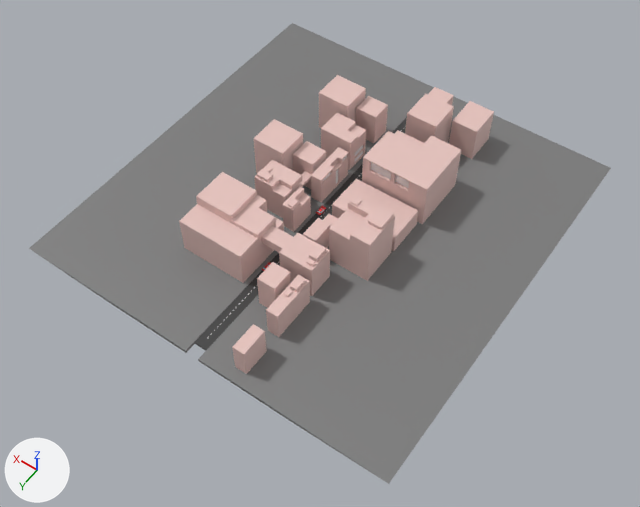
The COLLADA model resources/scenes/CityStreet.dae: old version first, new version second.
Both versions are drawn from a 50 mm lens placed at (-128.0, 182.0, 257.0), pointed at (-7.0, 13.0, -9.0). The lights are fixed; the arrows at lower left show +X, +Y and +Z. Where no turn or scale is listed for an object, it has been applied to the vertices. Vertices at the same position are counted once.

Objects in the first picture: 'Buildings', 'Pavement', 'Street'.
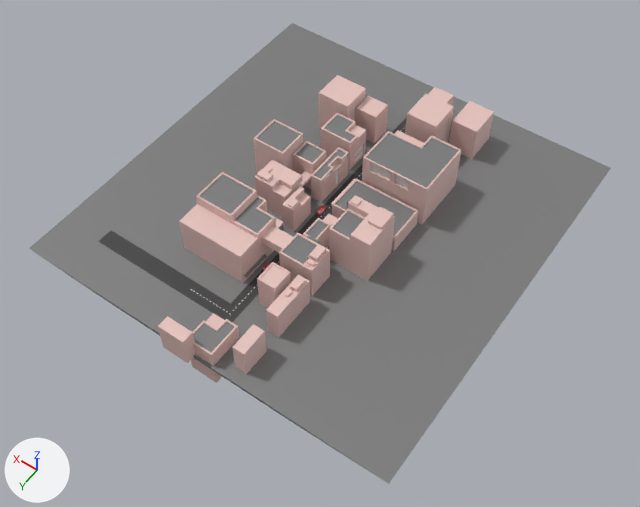
Where the newer file only moved an object's origin or applied its transform, the numbers keep the older frame.

The change, as a list of edits to the scene's bpy script:
```text
Change me_cube_005:
    used by ob_buildings; location = (0.0, 0.0, -1.0)
    remove me_cube_005.from_pydata(...)  # 462 vertices, 828 faces; spans x -33.5..34.4, y -71.4..73.4, z -13.2..20.9
    add me_cube_005.from_pydata(...)  # 741 vertices, 1279 faces; spans x -33.5..34.4, y -71.4..81.4, z -13.2..20.9
    me_cube_005 part 1: a new loose piece, a box spanning x -0.8..10.2, y 76.5..81.4, z -1.7..11.4, in mat_material (pink #e7c4be)
    me_cube_005 part 2: a new loose piece of 46 vertices spanning x -8.9..2.1, y 63.4..77.4, z -12.4..6.0, in mat_material (pink #e7c4be)
    me_cube_005 part 3: 3 vertices moved from x -15.2..-14.2, y 16.5..31.0, z 12.8..14.0 to x -15.2..-14.2, y 16.5..31.0, z 8.8..14.0; 9 vertices removed from x -15.2..4.8, y -34.6..16.5, z 12.4..17.5; 234 vertices added at x -32.9..33.7, y -40.7..47.4, z -1.6..18.9
Change me_cube_002:
    used by ob_street; location = (0.0, 0.0, -1.0)
    remove me_cube_002.from_pydata(...)  # 8 vertices, 12 faces; spans x -2.9..2.6, y -73.8..73.8, z -2.1..-1.2
    add me_cube_002.from_pydata(...)  # 28 vertices, 34 faces; spans x -8.9..60.9, y -73.8..73.8, z -2.1..9.3
    me_cube_002 part 4: 12 vertices added at x -6.3..60.9, y 41.6..61.0, z -2.1..1.7
Change me_cube:
    used by ob_pavement; location = (0.0, 0.0, -1.0); scale = (0.49, 0.49, 0.49)
    remove me_cube.from_pydata(...)  # 16 vertices, 24 faces; spans x -162.0..162.0, y -174.0..160.0, z -5.0..-2.0
    remove me_cube.materials.append(mat_gray_002)  # grey #7c7c7c
    add me_cube.from_pydata(...)  # 217 vertices, 253 faces; spans x -80.0..79.0, y -85.0..78.0, z -2.0..19.0
    me_cube part 5: 16 vertices removed from x -162.0..162.0, y -174.0..160.0, z -5.0..-2.0; 217 vertices added at x -80.0..79.0, y -85.0..78.0, z -2.0..19.0
Change ob_pavement:
    ob_pavement.scale: (0.49, 0.49, 0.49) -> (1.0, 1.0, 1.0)
```

Pixel boxes (x1, y1, x2, y2) of what changed, in the pictures (640 x 507 px):
'Pavement', reshaped, rescaled: (29, 23, 611, 484) in both
'Buildings', reshaped (7% wider): before (179, 75, 494, 374); after (158, 75, 494, 383)
part 1 of me_cube_005, added (pink): after (158, 316, 195, 363)
part 2 of me_cube_005, added: after (191, 313, 239, 383)
part 3 of me_cube_005, built on: before (280, 125, 366, 263); after (197, 113, 461, 289)
part 4 of me_cube_002, added: after (99, 117, 407, 322)
